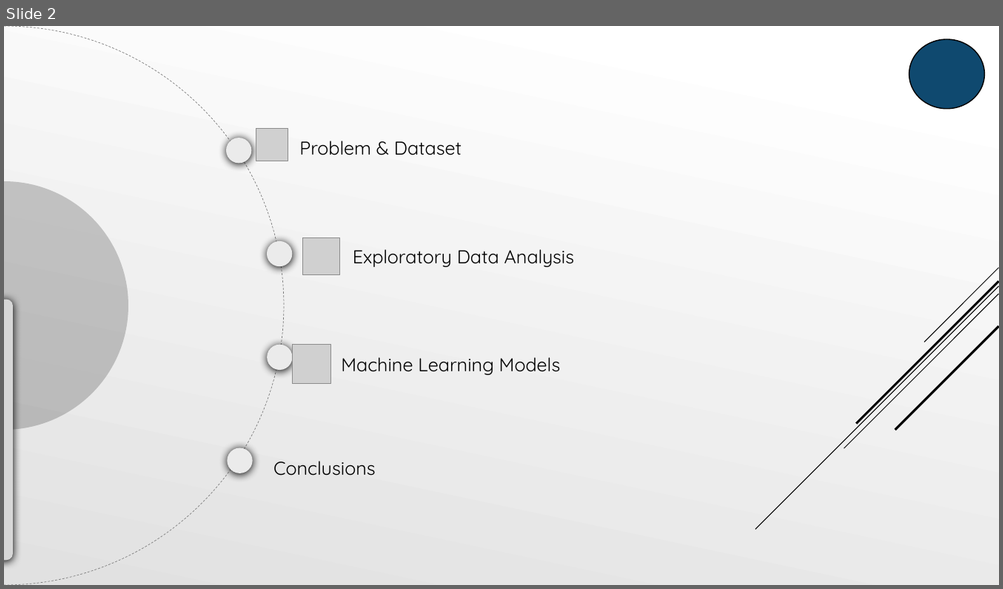
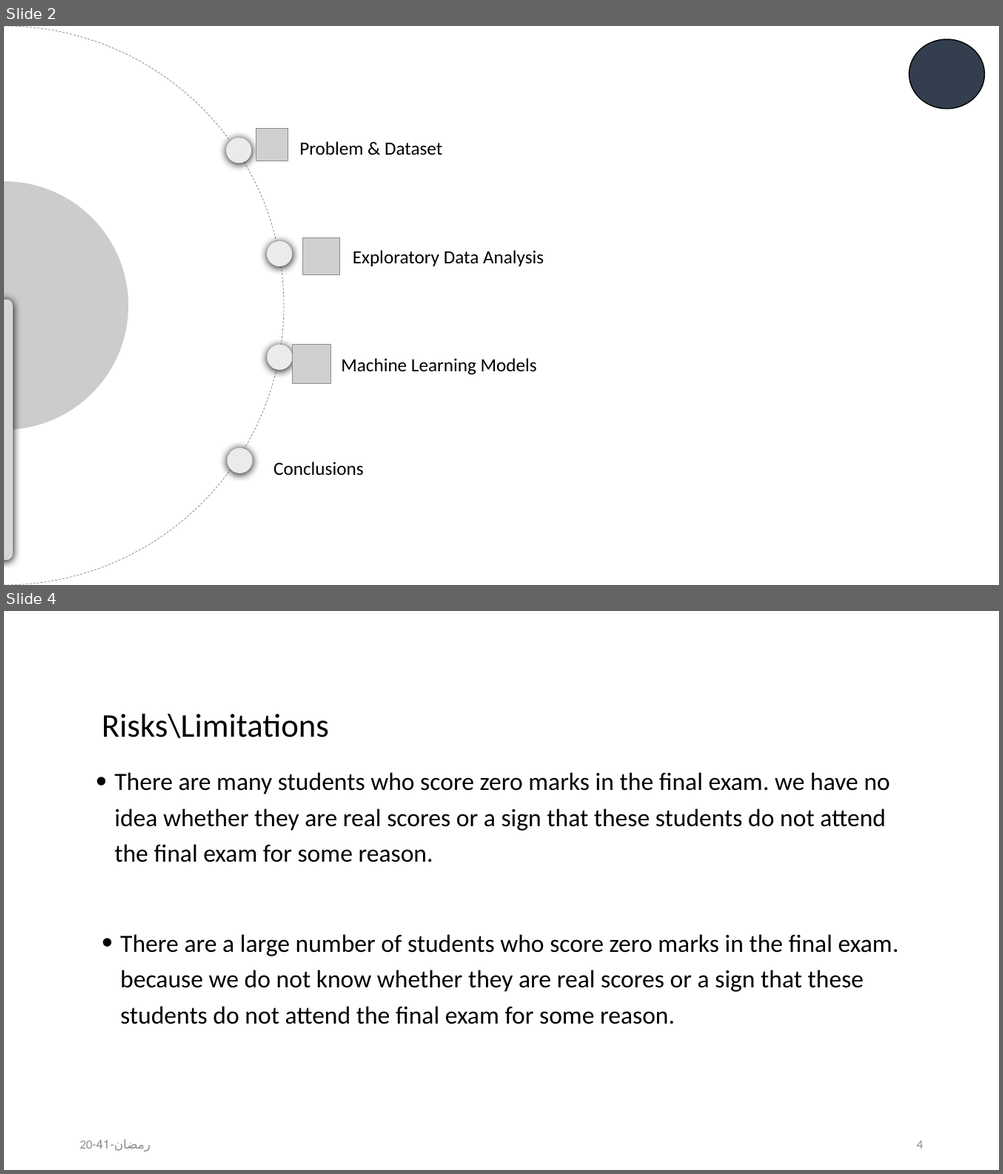
Before and after one commit to AdelAltuwaijri/StudentsPerformanceAnalysis, a slide deck: Student Performance Analysis Project.pptx. Shown one above the other, each under a label of ours: slide 2 before the commit, slides 2 and 4 after it; the slides between them are not shown. The pictures are 1003x589 and 1003x1174 pixels, drawn with LibreOffice and Linux fonts; fonts in the diff are those of the drawing; grey boxes stand for pictures. Boxes give left, top, right and bottom in pixels: in the first picture for what was removed or moved away, otherwise in the second. Text is boxed around its words. In the diff, an @@ line names an element or a change of style, - is before the commit and + after.

```diff
--- a/Student Performance Analysis Project.pptx
+++ b/Student Performance Analysis Project.pptx
@@ slide 4 added at <box>4,611,999,1170</box>, background #FFFFFF @@
@@ text added at <box>102,714,329,738</box>, 32 pt, text #000000 @@
+Risks\Limitations
@@ text added at <box>114,772,890,863</box>, 24 pt, text #000000 @@
+• There are many students who score zero marks in the final exam. we have no idea whether they are real scores or a sign that these students do not attend the final exam for some reason.
@@ text added at <box>120,934,899,1025</box>, 24 pt, text #000000 @@
+• There are a large number of students who score zero marks in the final exam. because we do not know whether they are real scores or a sign that these students do not attend the final exam for some reason.
@@ text added at <box>79,1139,151,1152</box>, 12 pt, text #8C8C8C @@
+20-رمضان-41
@@ page number added at <box>916,1141,922,1149</box>, 12 pt, text #8C8C8C @@
+4
@@ slide 2 changed as well @@
@@ background gradient #FFFFFF to #E1E1E1 to #FFFFFF @@
@@ arc (boxed as its full ellipse) at <box>4,26,284,585</box>: fill gradient #FFFFFF to #E1E1E1 to #FFFFFF @@
@@ ellipse at <box>909,39,984,109</box>: fill #0F496F to #333F50 @@
@@ group removed at <box>755,268,999,530</box>: 5 lines @@
@@ font Quicksand to Calibri in 4 elements at <box>299,141,442,156</box>, <box>353,250,543,266</box>, <box>341,358,537,375</box>, <box>273,462,363,476</box> @@
```
Also in this commit, not shown: 12 other slides changed, 6 other slides added, 1 slide removed, 7 other files.
